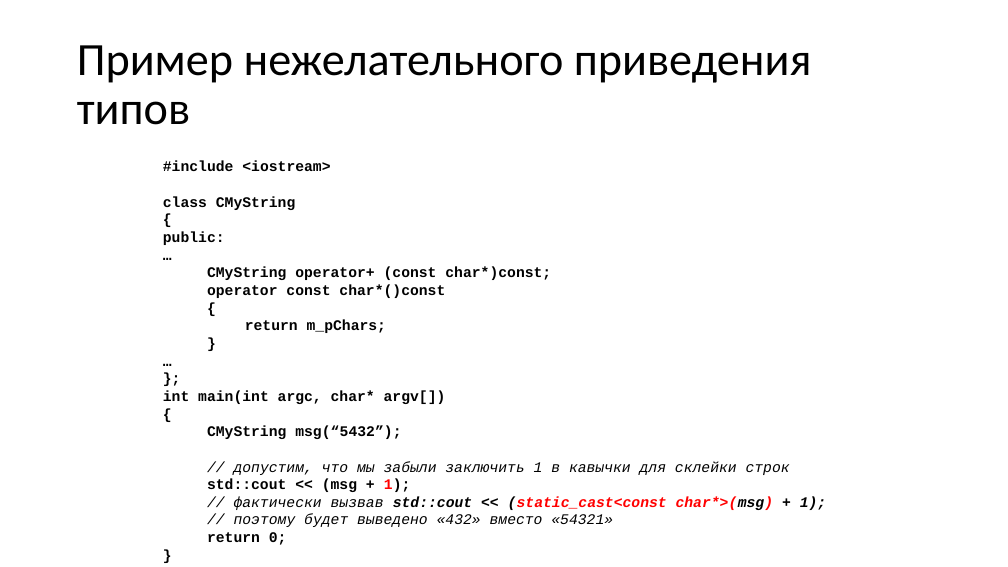
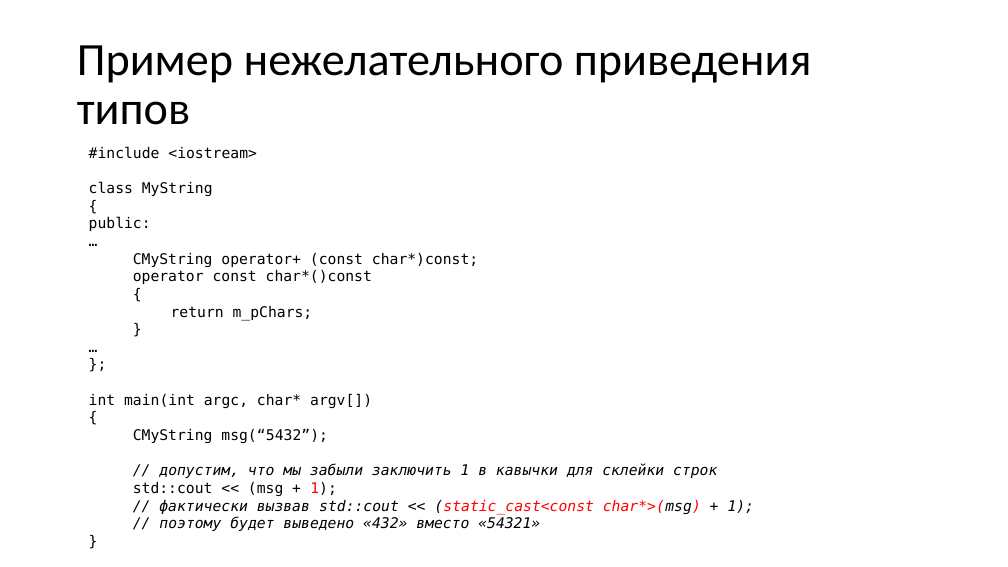
Before and after one commit to alexey-malov/oop, a slide deck: slide 82 of lectures/04/Дружественные функции и классы. Перегрузка операций.pptx (slide 78 before the commit). Drawn at 1008x567 pixels with LibreOffice and Linux fonts; fonts in the diff are those of the drawing. Boxes give left, top, right and bottom in pixels: in the first picture for what was removed or moved away, otherwise in the second. Text is boxed around its words. In the diff, an @@ line names an element or a change of style, - is before the commit and + after.

Commit message:
Обновил лекции "Основы ООП" и "Перегрузка операций", добавил примеры

```diff
--- a/lectures/04/Дружественные функции и классы. Перегрузка операций.pptx
+++ b/lectures/04/Дружественные функции и классы. Перегрузка операций.pptx
@@ text "#include <iostream>": place and size @@
-text "#include <iostream>" at (163,161,826,545)
+text "#include <iostream>" at (89,146,755,531)
@@ text at (89,146,755,531): font Courier New to DejaVu Sans Mono; bold off in "#include <iostream>", "{", "public:", "…" and 13 more places @@
@@ text at (89,181,213,196): text changed; font Courier New to DejaVu Sans Mono; bold off @@
-class CMyString
+class MyString
@@ text at (207,532,287,545): paragraph removed @@
-return 0;
```
Also in this commit, not shown: 8 other slides changed, 5 slides added, 1 slide removed, 9 other files.
